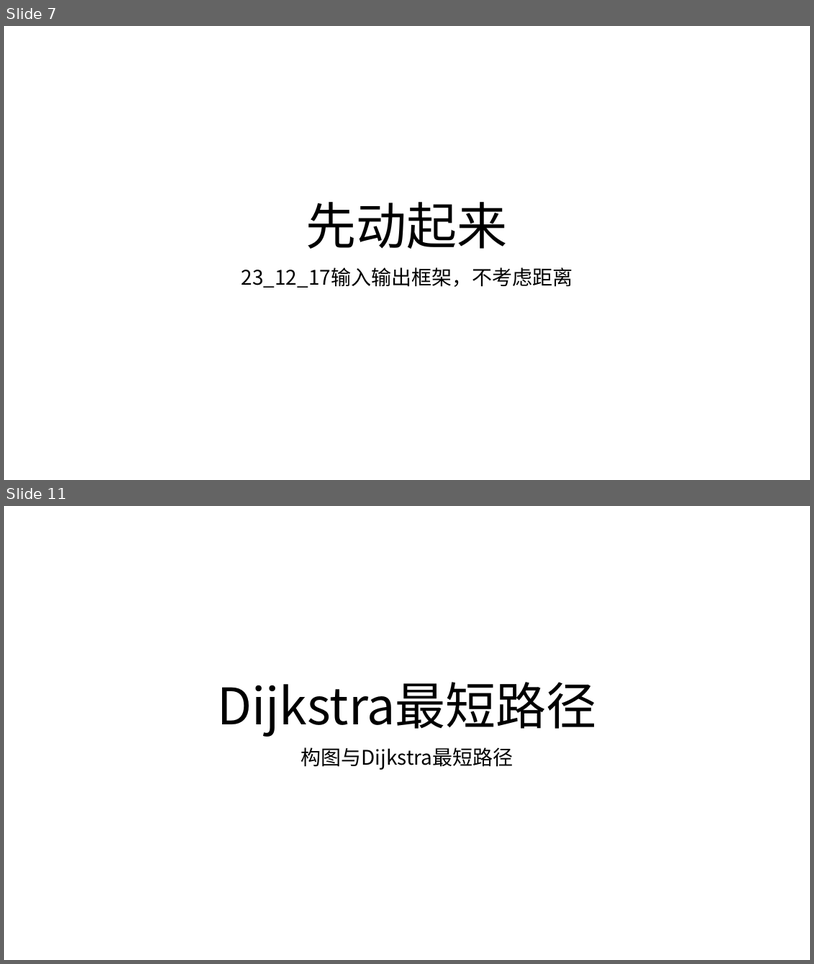
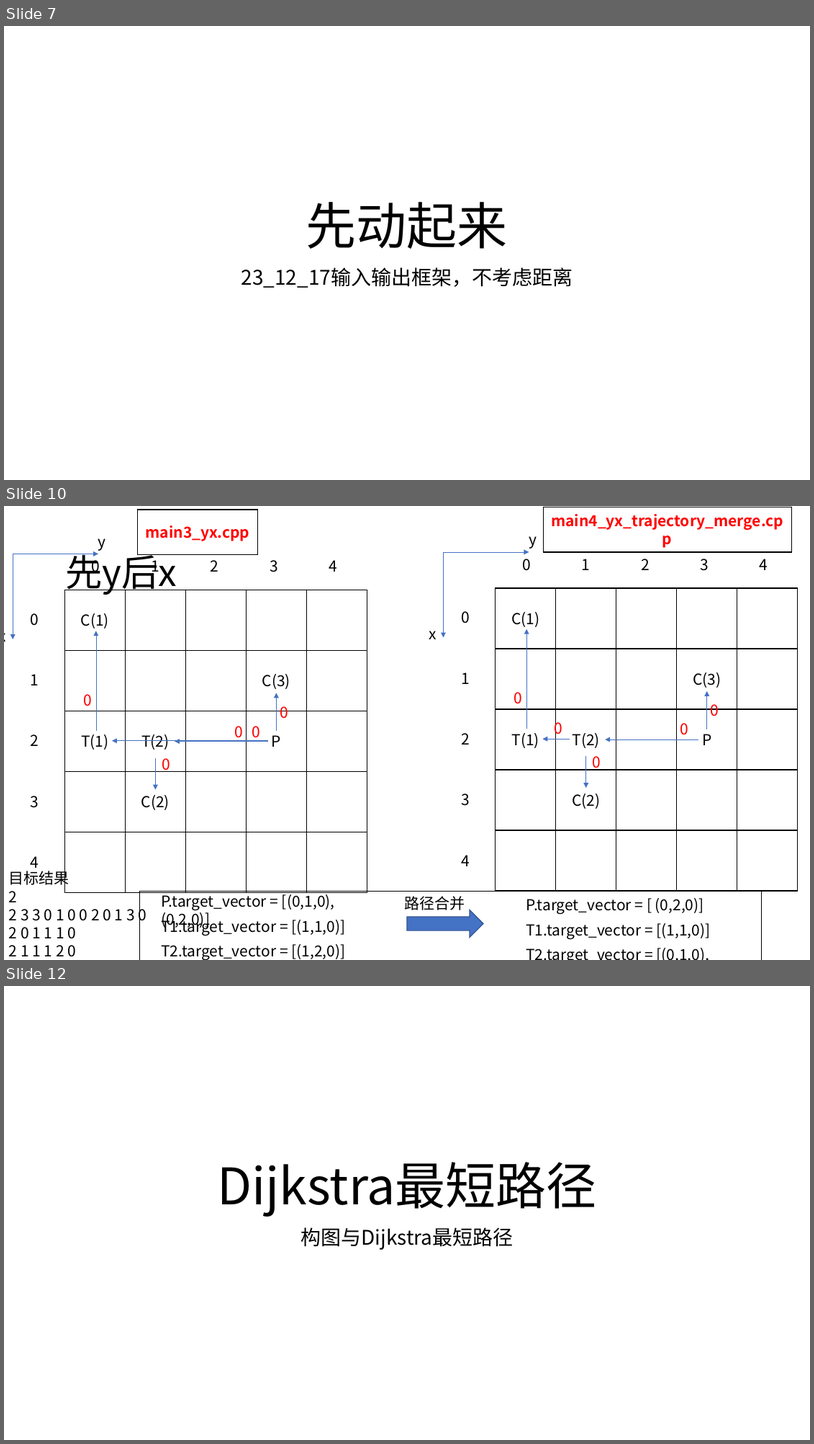
Before and after one commit to HuangDDU/hzy_algorithm, a slide deck: huawei/示例输入输出.pptx. Shown one above the other, each under a label of ours: slides 7 and 11 before the commit, slides 7, 10 and 12 after it; the slides between them are not shown. The pictures are 814x964 and 814x1444 pixels, drawn with LibreOffice and Linux fonts; fonts in the diff are those of the drawing; background and template pictures are left out. Boxes give left, top, right and bottom in pixels: in the first picture for what was removed or moved away, otherwise in the second. Text is boxed around its words. In the diff, an @@ line names an element or a change of style, - is before the commit and + after.

Commit message:
准备开始最短路径

```diff
--- a/huawei/示例输入输出.pptx
+++ b/huawei/示例输入输出.pptx
@@ slide 10 added at bbox=[4, 506, 810, 960], background #FFFFFF @@
@@ rectangle added at bbox=[138, 510, 258, 554], outline #000000 1 pt, 18 pt, text #FF0000, bold @@
+main3_yx.cpp
@@ rectangle added at bbox=[543, 507, 792, 552], outline #000000 1 pt, 18 pt, text #FF0000, bold @@
+main4_yx_trajectory_merge.cpp
@@ title added at bbox=[65, 548, 177, 595], 44 pt, text #000000 @@
+先y后x
@@ group added at bbox=[4, 538, 367, 893]: 25 rectangles, 17 texts, 7 arrows @@
+C(1)
+C(3)
+T(1)
+T(2)
+P
+C(2)
+0
+0
+0
+0
+1
+2
+3
+4
+0
+1
+2
+3
+4
+x
+y
+0
+0
@@ group added at bbox=[430, 536, 798, 890]: 25 rectangles, 17 texts, 7 arrows @@
+C(1)
+C(3)
+T(1)
+T(2)
+P
+C(2)
+0
+0
+0
+0
+1
+2
+3
+4
+0
+1
+2
+3
+4
+x
+y
+0
+0
@@ text added at bbox=[9, 869, 147, 957], 18 pt, text #000000 @@
+目标结果
+2
+2 3 3 0 1 0 0 2 0 1 3 0
+2 0 1 1 1 0
+2 1 1 1 2 0
@@ rectangle added at bbox=[140, 890, 762, 960], outline #000000 1 pt @@
@@ text added at bbox=[161, 891, 335, 928], 18 pt, text #000000 @@
+P.target_vector = [(0,1,0), (0,2,0)]
@@ text added at bbox=[404, 896, 465, 910], 18 pt, text #000000 @@
+路径合并
@@ right arrow added at bbox=[407, 909, 484, 937], fill #4472C4, outline #325491 1 pt @@
@@ text added at bbox=[526, 898, 705, 914], 18 pt, text #000000 @@
+P.target_vector = [ (0,2,0)]
@@ text added at bbox=[161, 916, 345, 935], 18 pt, text #000000 @@
+T1.target_vector = [(1,1,0)]
@@ text added at bbox=[526, 923, 711, 939], 18 pt, text #000000 @@
+T1.target_vector = [(1,1,0)]
@@ text added at bbox=[161, 944, 345, 960], 18 pt, text #000000 @@
+T2.target_vector = [(1,2,0)]
@@ text added at bbox=[521, 942, 748, 960], 18 pt, text #000000 @@
+T2.target_vector = [(0,1,0), (1,2,0)]
@@ what was slide 11 is now slide 12 @@
```
Also in this commit, not shown: 3 slides changed, 3 other slides added, 1 slide removed, 7 other files.
